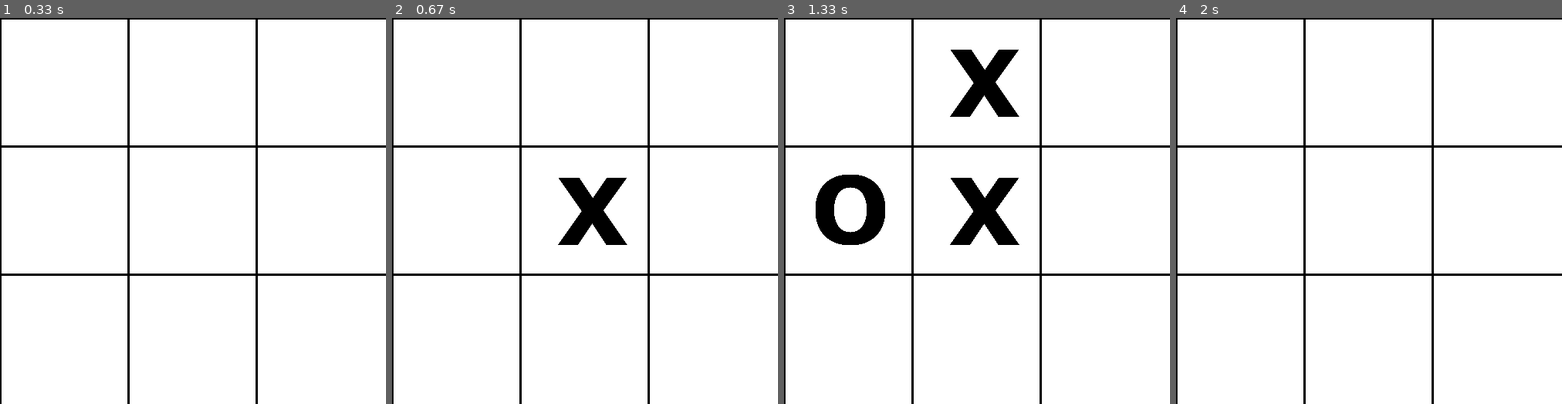
Above: before the commit, frames 1-4 (left to right).
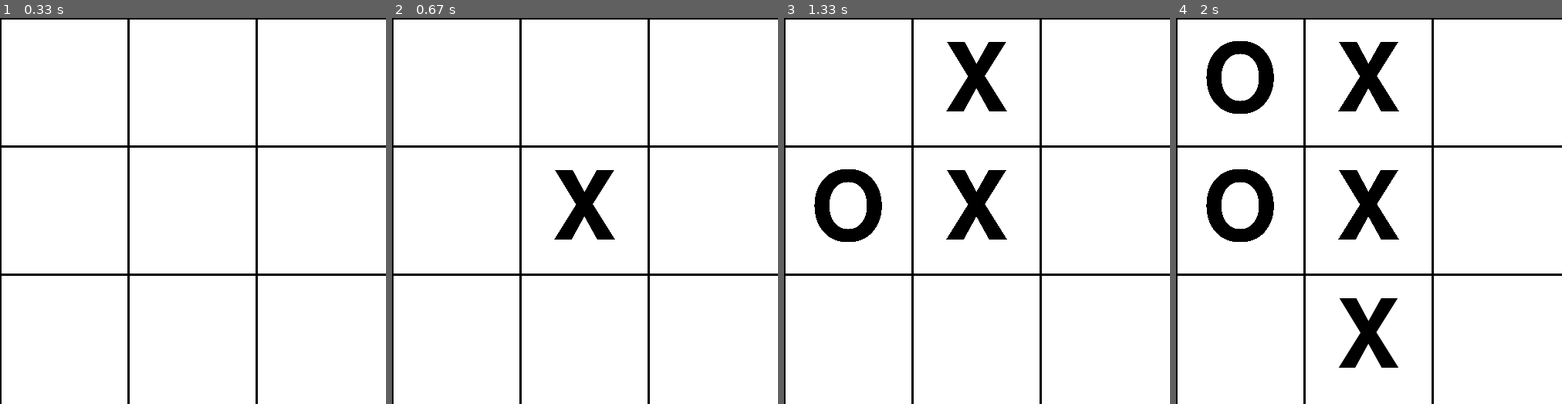
Above: after the commit, the same moments.

Repository: taohansens/Infnet
Game: pygame game, started from Bloco I/Fundamentos do Desenvolvimento Python/TP_03/Q23.py
Two runs of this game, one before a commit and one after it. Both use one fixed random seed, a clock stepped at 60 frames per second and the inputs below.
Inputs (mouse positions are in pixels of both pictures, inside the frame that each line leads up to):
- Up to frame 1 (0.33 s): no input
- Up to frame 2 (0.67 s): click (585, 211) at 0.38 s
- Up to frame 3 (1.33 s): click (884, 214) at 0.72 s; click (1034, 75) at 1.05 s
- Up to frame 4 (2 s): click (1268, 68) at 1.42 s; click (1349, 311) at 1.92 s

Frame 1 is identical in both runs. In frame 2, 1.4% of the frame differs, in the area x 42-61%, y 39-59%; in frame 3, 3.5%; in frame 4, 7.7%, in the area x 7-58%, y 6-91%.

Commit message:
Placar ok. faltando apenas posicionar

Diff:
--- a/Bloco I/Fundamentos do Desenvolvimento Python/TP_03/Q23.py
+++ b/Bloco I/Fundamentos do Desenvolvimento Python/TP_03/Q23.py
@@ -1,7 +1,6 @@
 import sys
 
 import pygame
-import math
 
 # Inicializa pyGame
 pygame.init()
@@ -18,12 +17,13 @@
 VERMELHO = (255, 0, 0)
 AZUL = (0, 0, 255)
 
-# Imagens
-X_IMAGE = pygame.transform.scale(pygame.image.load("Images/x.png"), (150, 150))
-O_IMAGE = pygame.transform.scale(pygame.image.load("Images/o.png"), (150, 150))
-
 # Fonte
-FONTE = pygame.font.SysFont('courier', 40)
+FONTE = pygame.font.SysFont('segoi', 40)
+DESENHA_JOGADA = pygame.font.SysFont('segoi', 180)
+
+# Cria variável com placares
+# pos[0] = X ; pos[1] = BOLA; pos[2] =
+placar = [0, 0, 0]
 
 
 def desenha_tabuleiro():
@@ -57,12 +57,23 @@
     return lista_posicoes
 
 
-def checa_vitoria(posicoes):
+# Função para adicionar +1 no placar de quem ganhar..
+def soma_placar(pos, placar):
+    if pos == 'x':
+        placar[0] += 1
+    if pos == 'o':
+        placar[1] += 1
+    print("GANHOU =", placar)
+
+
+# Função para checar se houve vitória.
+def checa_vitoria(posicoes, placar):
     # Checa as colunas
-
     for coluna in range(len(posicoes)):
-        if (posicoes[0][coluna][2] == posicoes[1][coluna][2] == posicoes[2][coluna][2]) and posicoes[coluna][coluna][2] != "":
-            print("vitória na coluna de: ", posicoes[0][coluna][2])
+        if (posicoes[0][coluna][2] == posicoes[1][coluna][2] == posicoes[2][coluna][2]) and posicoes[coluna][coluna][2] \
+                != "":
+            soma_placar(posicoes[0][coluna][2], placar)
+            tela_final('"' + posicoes[0][coluna][2].upper()+'"' + " GANHOU!", placar)
             # DEV
             print(posicoes)
             return True
@@ -70,37 +81,59 @@
     # Checa as linhas
     for linha in range(len(posicoes)):
         if (posicoes[linha][0][2] == posicoes[linha][1][2] == posicoes[linha][2][2]) and posicoes[linha][0][2] != "":
-            print("vitória na linha de: ", posicoes[linha][0][2])
+            soma_placar(posicoes[linha][0][2], placar)
+            tela_final('"' + posicoes[linha][0][2].upper() + '"' + " GANHOU!", placar)
             # DEV
             print(posicoes)
             return True
+
     # Checa as diagonais
     if (posicoes[0][0][2] == posicoes[1][1][2] == posicoes[2][2][2]) and posicoes[0][0][2] != "":
-        print("vitória na diagonal1 de: ", posicoes[0][0][2])
+        soma_placar(posicoes[0][0][2], placar)
+        tela_final('"' + posicoes[0][0][2].upper() + '"' + " GANHOU!", placar)
         return True
     if (posicoes[0][2][2] == posicoes[1][1][2] == posicoes[2][0][2]) and posicoes[0][2][2] != "":
-        print("vitória na diagonal2 de: ", posicoes[0][2][2])
+        soma_placar(posicoes[0][2][2], placar)
+        tela_final('"' + posicoes[0][2][2].upper() + '"' + " GANHOU!", placar)
         return True
 
     # Se não houve vencedor, returna False.
     return False
 
 
-def checa_empate(posicoes):
+def checa_empate(posicoes, placar):
     # Verifica se ainda há char vazio na posição [2] da matriz, se sim, jogo ainda não acabou
     for i in range(len(posicoes)):
         for j in range(len(posicoes[i])):
             if posicoes[i][j][2] == "":
                 return False
+    # Soma + 1 no array placar na posição de empate.
+    placar[2] += 1
+    tela_final("EMPATE", placar)
     # Todas opções foram preenchidas e o checa_vitoria não identificou vencedor, empate = True.
-    print("EMPATE")
     return True
+
+
+def tela_final(mensagem, placar):
+    pygame.time.delay(300)
+    win.fill(BRANCO)
+    texto = FONTE.render(mensagem, True, PRETO)
+    vit_x = FONTE.render("X: {}".format(placar[0]), True, PRETO)
+    vit_o = FONTE.render("O: {}".format(placar[1]), True, PRETO)
+    draw = FONTE.render("EMPATES: {}".format(placar[2]), True, PRETO)
+    win.blit(texto, ((SIZE_TELA - texto.get_width()) // 2, (SIZE_TELA - texto.get_height()) // 2 - 100))
+    win.blit(vit_x, ((SIZE_TELA) // 2, (SIZE_TELA - texto.get_height()) // 2 + 10))
+    win.blit(vit_o, ((SIZE_TELA) // 2, (SIZE_TELA - texto.get_height()) //2 + 40))
+    win.blit(draw, ((SIZE_TELA) // 2, (SIZE_TELA - texto.get_height()) //2 + 70 ))
+
+    pygame.display.update()
+    pygame.time.delay(1500)
 
 
 # Função principal
 def main():
 
-    # Inicializa uma lista que receberá as variáveis (posx, posy, imagemX ou imagemY) para realizar o desenho na tela.
+    # Inicializa uma lista que receberá as variáveis (posx, posy, str(X) ou str(o) para realizar o desenho na tela.
     desenho = []
 
     # Controle das jogadas, iniciar com "X"
@@ -132,7 +165,7 @@
                             # Se for a vez do X:
                             if vez_xis:
                                 # Adiciona na lista a posição já calculada do quadrado para desenhar e a imagem do X.
-                                desenho.append((x, y, X_IMAGE))
+                                desenho.append((x, y, "X"))
                                 # Seta a vez de bola para falsa, e xis True
                                 vez_xis = False
                                 vez_bola = True
@@ -141,25 +174,26 @@
 
                             # Mesma lógica para a vez "Bola".
                             elif vez_bola:
-                                desenho.append((x, y, O_IMAGE))
+                                desenho.append((x, y, "O"))
                                 # Seta a vez de bola para falsa, e xis True
                                 vez_bola = False
                                 vez_xis = True
                                 # Adiciona a posição da matriz, o caracter que foi jogado, e marca a célula como JOGADA.
                                 posicoes[i][j] = (x, y, 'o', True)
 
-
         # Desenhar o tabuleiro (3x3)
         desenha_tabuleiro()
 
         # Desenhar X ou Bola:
         for jogada in desenho:
             x, y, xis_or_bola = jogada
-            win.blit(xis_or_bola, (x - xis_or_bola.get_width() // 2, y - xis_or_bola.get_height() // 2))
-
-        if checa_vitoria(posicoes) or checa_empate(posicoes):
+            imagem = DESENHA_JOGADA.render('{}'.format(xis_or_bola), True, PRETO)
+            win.blit(imagem, (x - imagem.get_width() // 2, y - imagem.get_height() // 2))
+
+        if checa_vitoria(posicoes, placar) or checa_empate(posicoes, placar):
             fim_da_partida = True
             print("FIM DA PARTIDA")
+            print(placar)
 
         pygame.display.update()
 
